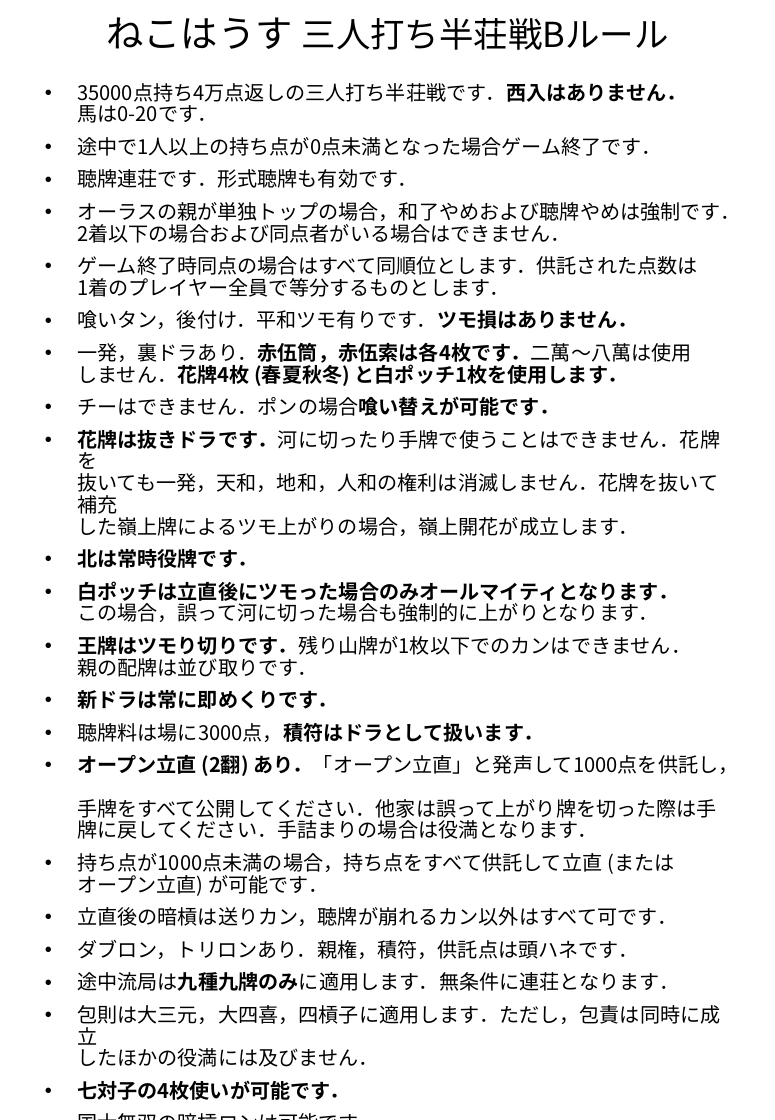
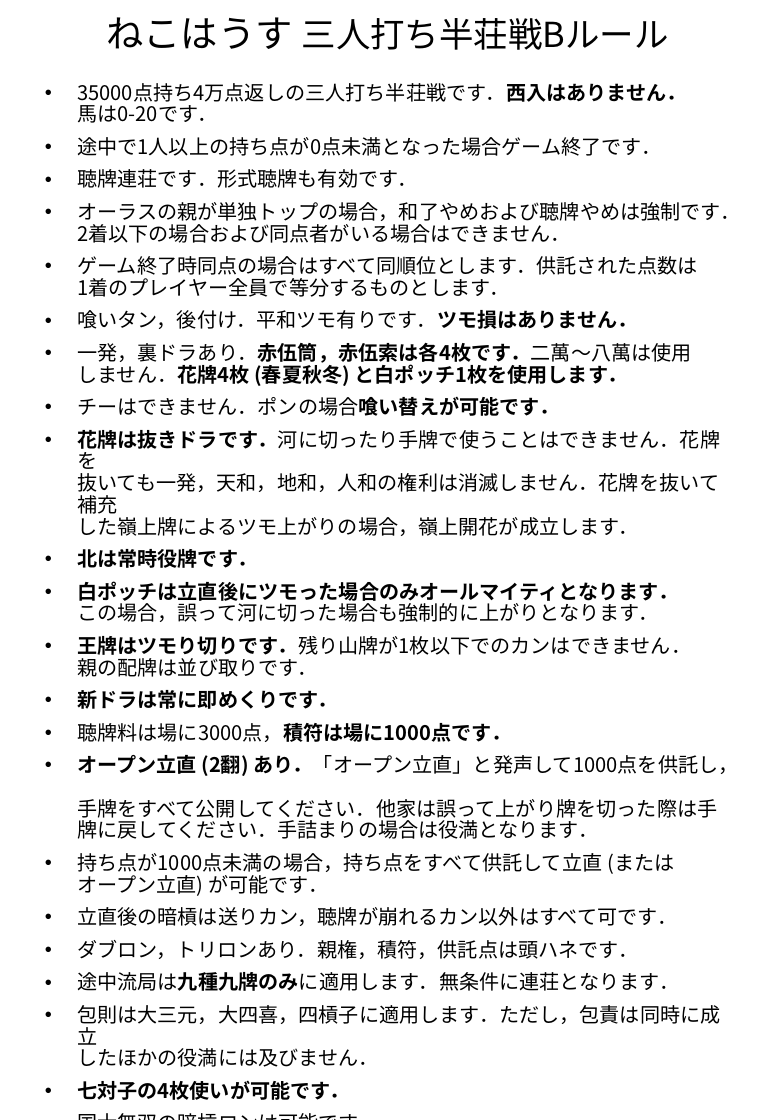
Before and after one commit to nkhrlab/neko-house, a slide deck: slide 8 of rules.pptx. Drawn at 775x1120 pixels with LibreOffice and Linux fonts; fonts in the diff are those of the drawing. Boxes give left, top, right and bottom in pixels: in the first picture for what was removed or moved away, otherwise in the second. Text is boxed around its words. In the diff, an @@ line names an element or a change of style, - is before the commit and + after.

Commit message:
aaa

```diff
--- a/rules.pptx
+++ b/rules.pptx
@@ subtitle at (77,723,511,742): text changed @@
-• 聴牌料は場に3000点，積符はドラとして扱います．
+• 聴牌料は場に3000点，積符は場に1000点です．
```
Also in this commit, not shown: 3 slides added.
